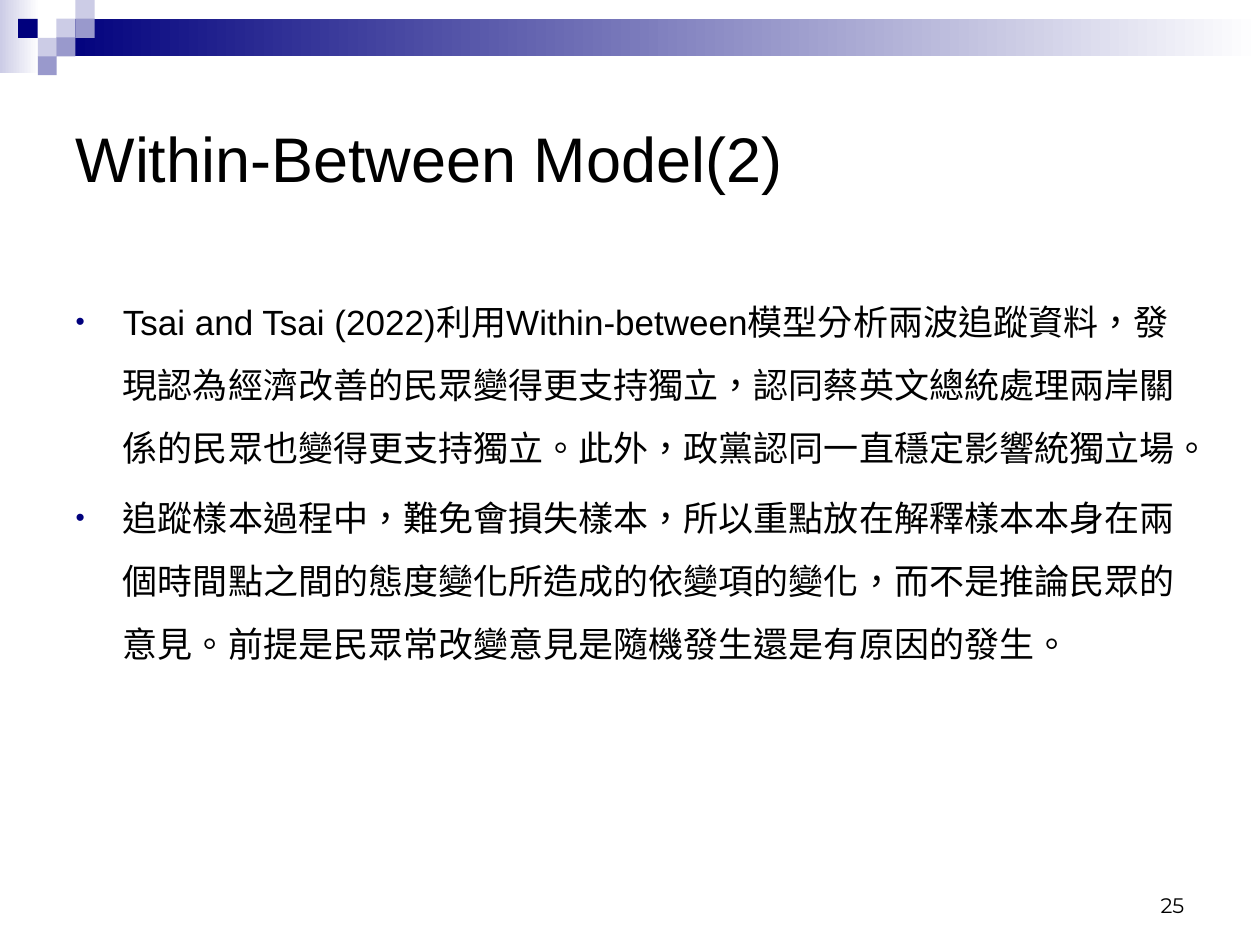
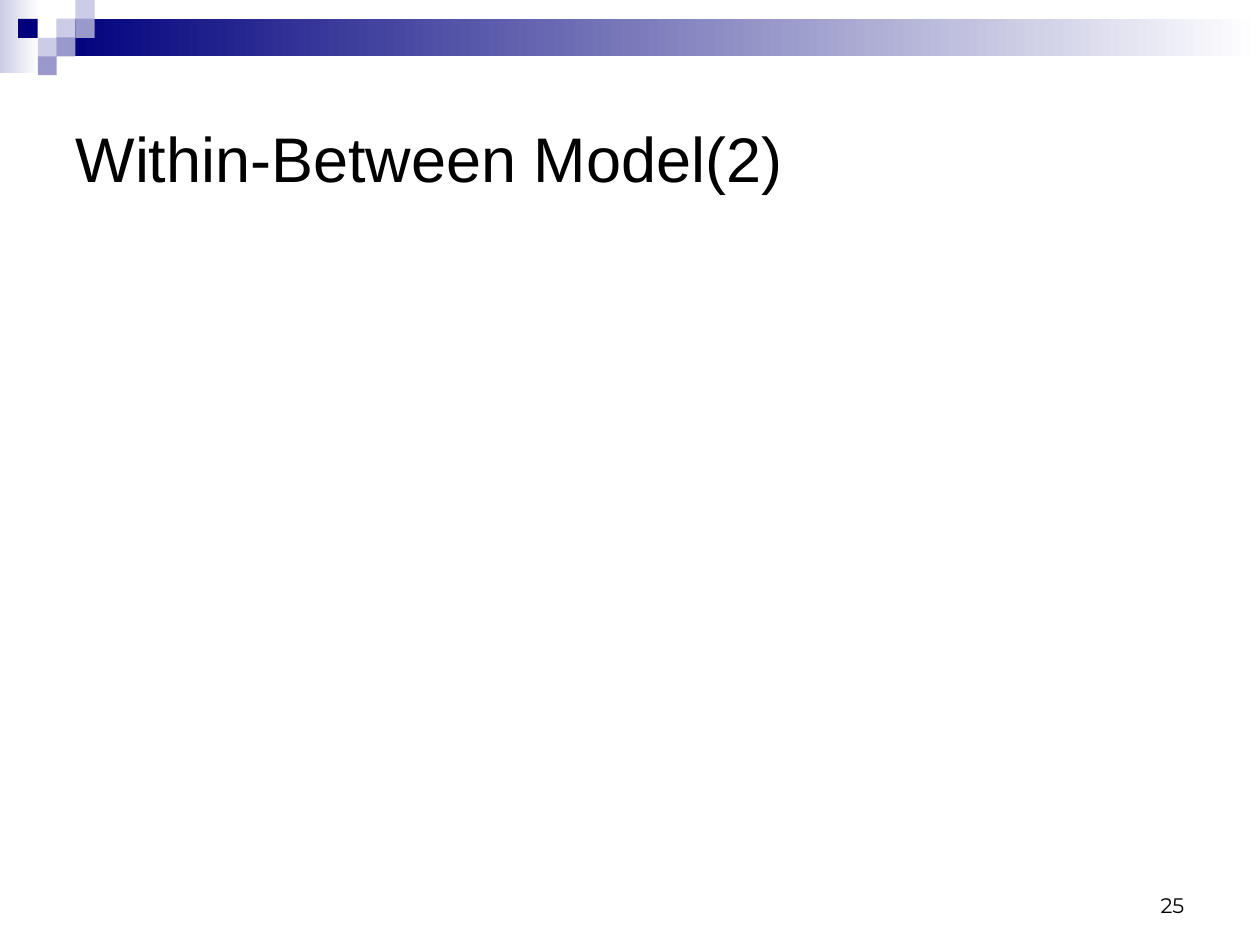
Before and after one commit to TsaiChiahung/PublicOpinion2026, a slide deck: slide 25 of 民意與調查Week2.pptx. Drawn at 1260x945 pixels with LibreOffice and Linux fonts; fonts in the diff are those of the drawing; grey boxes stand for pictures. Boxes give left, top, right and bottom in pixels: in the first picture for what was removed or moved away, otherwise in the second. Text is boxed around its words. In the diff, an @@ line names an element or a change of style, - is before the commit and + after.

```diff
--- a/民意與調查Week2.pptx
+++ b/民意與調查Week2.pptx
@@ text removed at (123, 307, 1210, 661) @@
-• Tsai and Tsai (2022)利用Within-between模型分析兩波追蹤資料，發現認為經濟改善的民眾變得更支持獨立，認同蔡英文總統處理兩岸關係的民眾也變得更支持獨立。此外，政黨認同一直穩定影響統獨立場。
-• 追蹤樣本過程中，難免會損失樣本，所以重點放在解釋樣本本身在兩個時間點之間的態度變化所造成的依變項的變化，而不是推論民眾的意見。前提是民眾常改變意見是隨機發生還是有原因的發生。
```
Also in this commit, not shown: 1 other slide changed, 1 other file.
